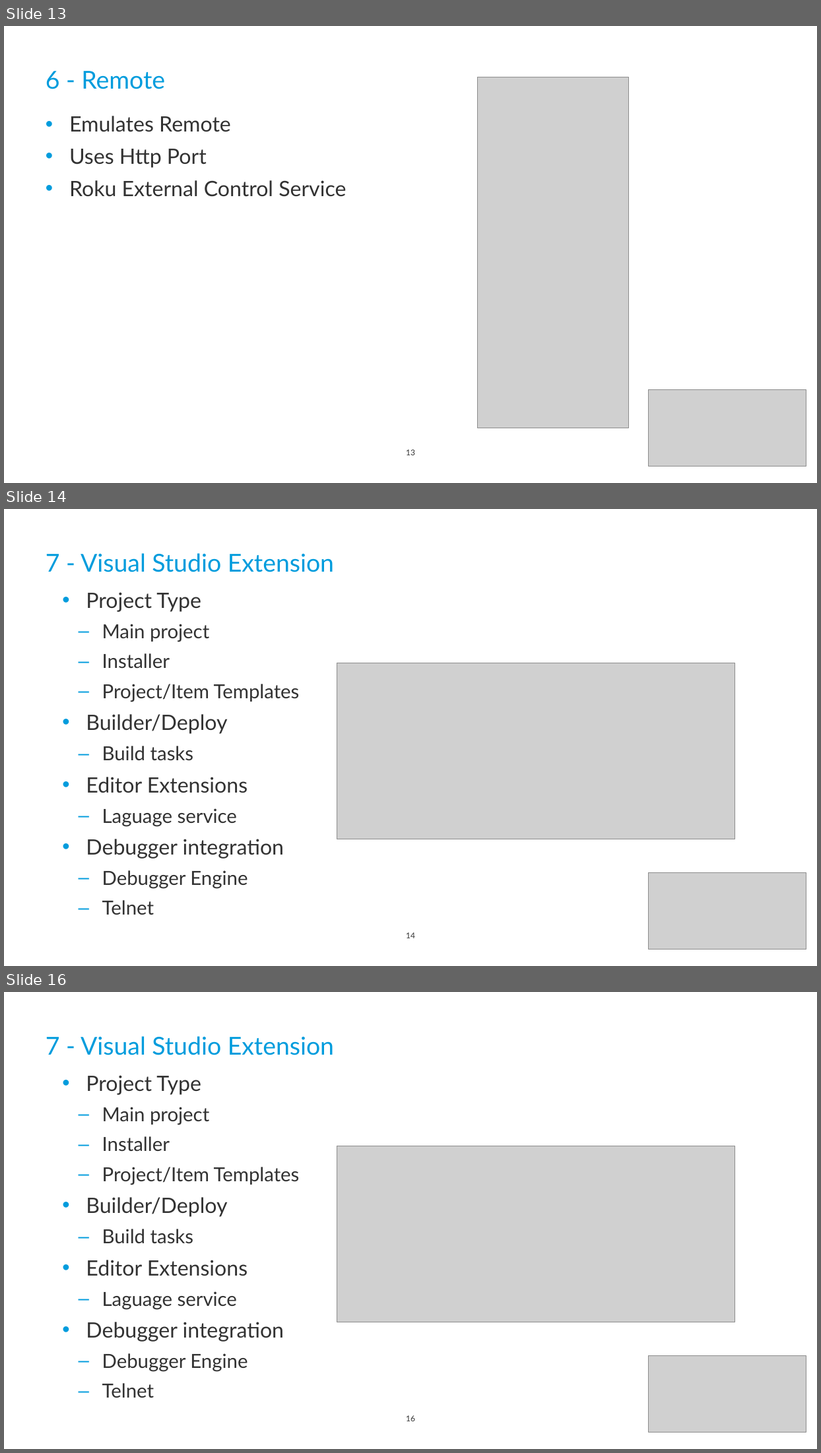
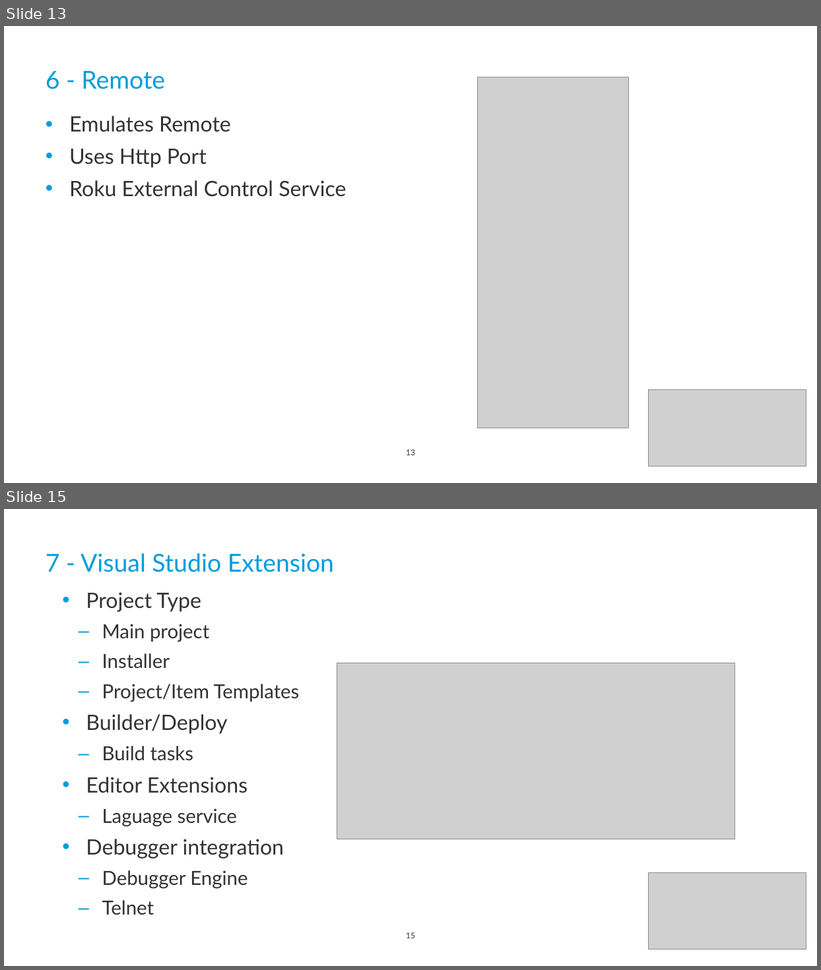
Before and after one commit to celsoaf/BrightScript-Debugger, a slide deck: doc/10-Apresentação.pptx. Shown one above the other, each under a label of ours: slides 13, 14 and 16 before the commit, slides 13 and 15 after it; the slides between them are not shown. The pictures are 821x1453 and 821x970 pixels, drawn with LibreOffice and Linux fonts; fonts in the diff are those of the drawing; grey boxes stand for pictures; background and template pictures are left out. Boxes give left, top, right and bottom in pixels: in the first picture for what was removed or moved away, otherwise in the second. Text is boxed around its words. In the diff, an @@ line names an element or a change of style, - is before the commit and + after.

```diff
--- a/doc/10-Apresentação.pptx
+++ b/doc/10-Apresentação.pptx
@@ slide 14 removed at (x1=4, y1=509, x2=817, y2=966), background #FFFFFF; not listed: 1 template element that a slide beside it also shows @@
@@ title removed at (x1=46, y1=553, x2=334, y2=572) @@
-7 - Visual Studio Extension
@@ text removed at (x1=86, y1=592, x2=300, y2=916) @@
-• Project Type
-  – Main project
-  – Installer
-  – Project/Item Templates
-• Builder/Deploy
-  – Build tasks
-• Editor Extensions
-  – Laguage service
-• Debugger integration
-  – Debugger Engine
-  – Telnet
@@ picture removed at (x1=337, y1=663, x2=735, y2=839) @@
@@ picture removed at (x1=648, y1=873, x2=807, y2=950) @@
@@ what was slide 16 is now slide 15 @@
@@ page number at (x1=406, y1=933, x2=415, y2=939): text changed @@
-16
+15
```
Also in this commit, not shown: 2 slides changed.
